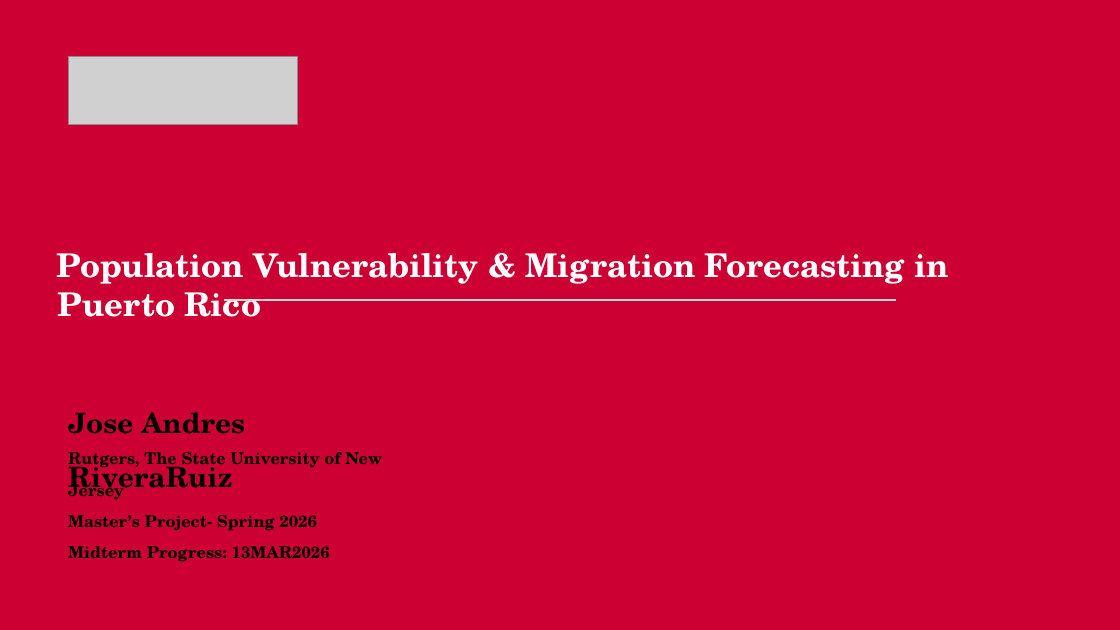
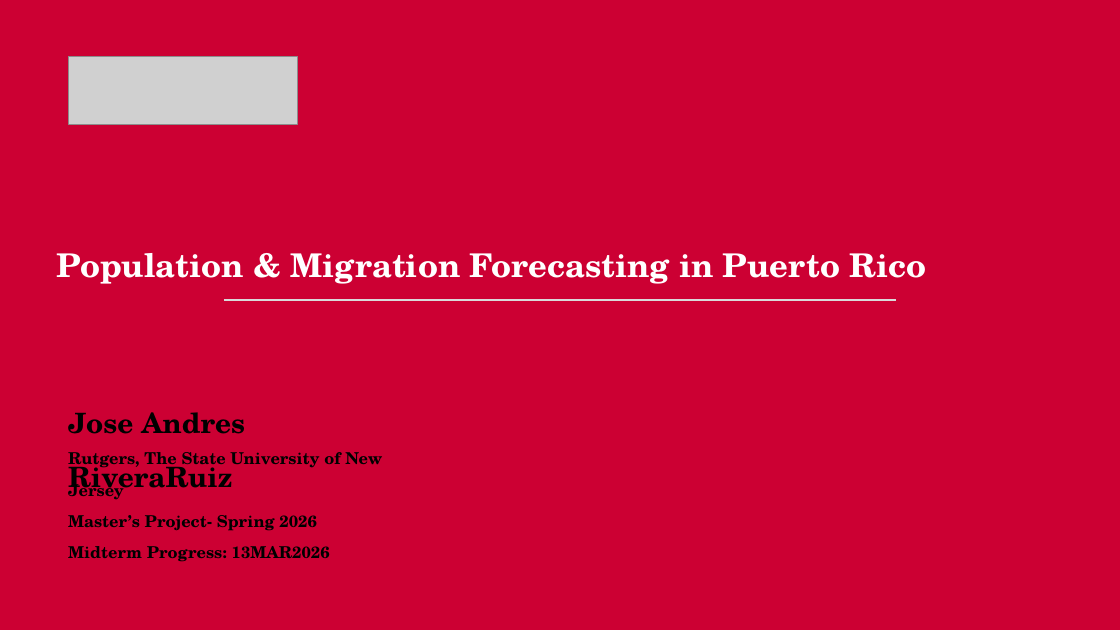
Before and after one commit to Venettov/CAPSTONE_DATA_SCIENCE_RIVERARUIZ, a slide deck: slide 1 of project_reports/CapstoneMidterm.pptx. Drawn at 1120x630 pixels with LibreOffice and Linux fonts; fonts in the diff are those of the drawing; grey boxes stand for pictures. Boxes give left, top, right and bottom in pixels: in the first picture for what was removed or moved away, otherwise in the second. Text is boxed around its words. In the diff, an @@ line names an element or a change of style, - is before the commit and + after.

```diff
--- a/project_reports/CapstoneMidterm.pptx
+++ b/project_reports/CapstoneMidterm.pptx
@@ text at bbox=[56, 253, 927, 284]: text changed @@
-Population Vulnerability & Migration Forecasting in Puerto Rico
+Population & Migration Forecasting in Puerto Rico
```
Also in this commit, not shown: 1 other slide changed.
